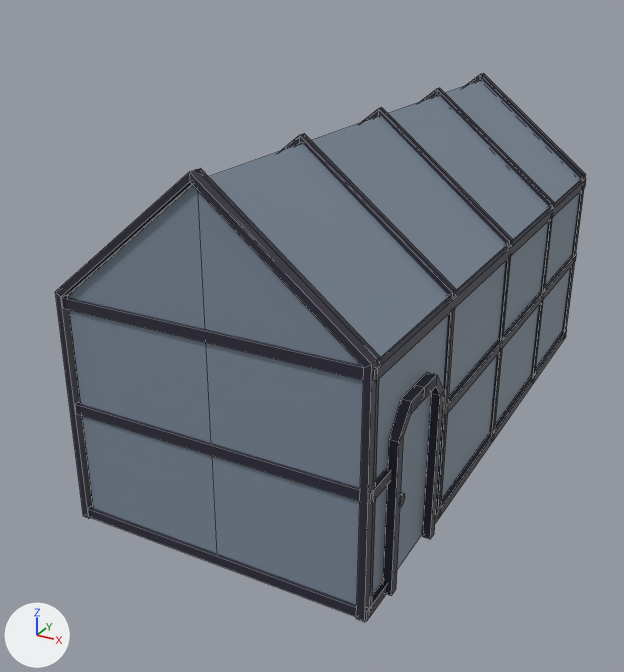
Two versions of the FBX model Assets/Buildings/Gewächshaus.fbx, one commit apart.
Rendered twice from a 50 mm lens placed at (16.7, -36.7, 21.8), pointed at (-1.9, -3.0, 4.9). Every picture has the same lights, and +X, +Y and +Z are marked at lower left. Mesh edges are drawn as thin lines. Vertices at the same position are counted once.

Before the edit, the objects in view are built like this:
```python
me_cylinder_001 = bpy.data.meshes.new('Cylinder.001')
me_cylinder_001.from_pydata(...)  # 334 vertices, 285 faces; spans x -949.0..992.0, y 0.0..2218.0, z -2087.0..2087.0
me_cylinder_001.materials.append(mat_material)  # picture img_palette_png
ob_gewächshaus = bpy.data.objects.new('Gewächshaus', me_cylinder_001)
ob_gewächshaus.location = (0.0, 0.0, 0.0)
ob_gewächshaus.rotation_euler = (1.571, 0.0, 0.0)  # degrees (90, 0, 0)
ob_gewächshaus.scale = (0.00697, 0.00697, 0.00697)
```
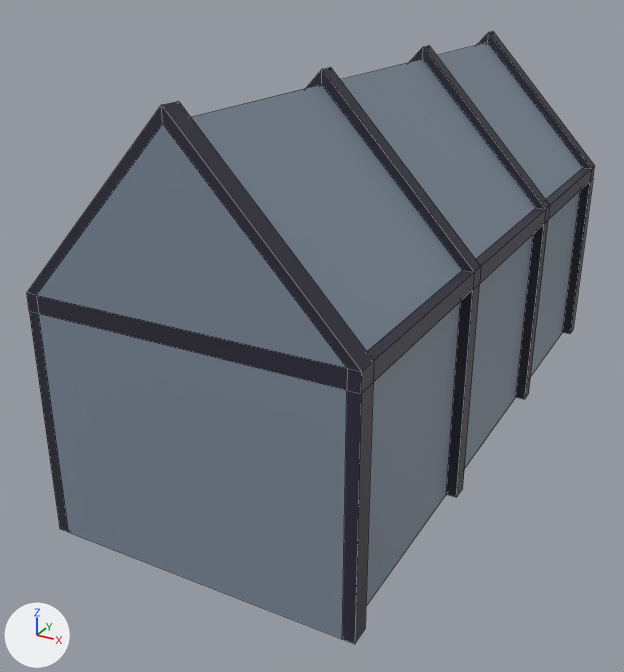
Changed parts and their boxes (x1, y1, x2, y2) in the pictures (624 x 672 px):
'Gewächshaus', reshaped, rescaled (7% wider, 11% taller)
    before: (55, 73, 586, 622)
    after: (27, 32, 595, 644)
part 1 of me_cylinder_001, rebuilt (11% wider, 17% taller)
    before: (68, 80, 581, 605)
    after: (27, 32, 595, 644)
part 2 of me_cylinder_001, deleted
    before: (55, 73, 586, 622)

Diff of the bpy script that builds the scene:
```diff
--- a/Assets/Buildings/Gewächshaus.fbx.py
+++ b/Assets/Buildings/Gewächshaus.fbx.py
@@ me_cylinder_001 @@
 # used by ob_gewächshaus; location = (0.0, 0.0, 0.0); rotation_euler = (1.571, 0.0, 0.0), in degrees (90, 0, 0); scale = (0.00697, 0.00697, 0.00697)
-me_cylinder_001.from_pydata(...)  # 334 vertices, 285 faces; spans x -949.0..992.0, y 0.0..2218.0, z -2087.0..2087.0
+me_cylinder_001.from_pydata(...)  # 112 vertices, 111 faces; spans x -680.0..680.0, y 4.0..1771.0, z -1573.0..1573.0
+# me_cylinder_001 part 1: the loose piece of 12 vertices spanning x -887.0..929.0, y 0.0..2175.0, z -2058.0..2058.0 is rebuilt with 112 vertices and now spans x -680.0..680.0, y 4.0..1771.0, z -1573.0..1573.0
+# me_cylinder_001 part 2: 21 loose pieces with 322 vertices, spanning x -949.0..992.0, y 0.0..2218.0, z -2087.0..2087.0, are deleted
 me_cylinder_001.materials.append(mat_material)
@@ ob_gewächshaus @@
 ob_gewächshaus.rotation_euler = (1.571, 0.0, 0.0)  # degrees (90, 0, 0)
-ob_gewächshaus.scale = (0.00697, 0.00697, 0.00697)
+ob_gewächshaus.scale = (0.01, 0.01, 0.01)
```
